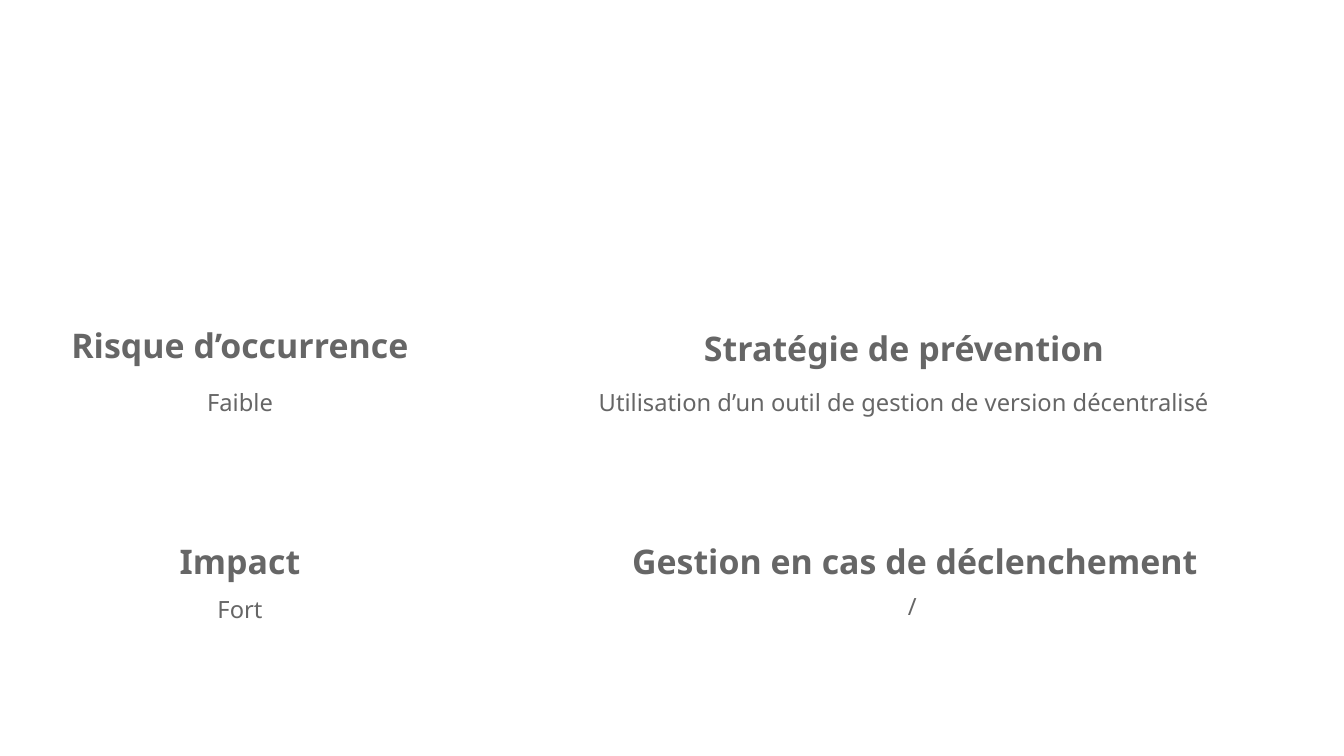
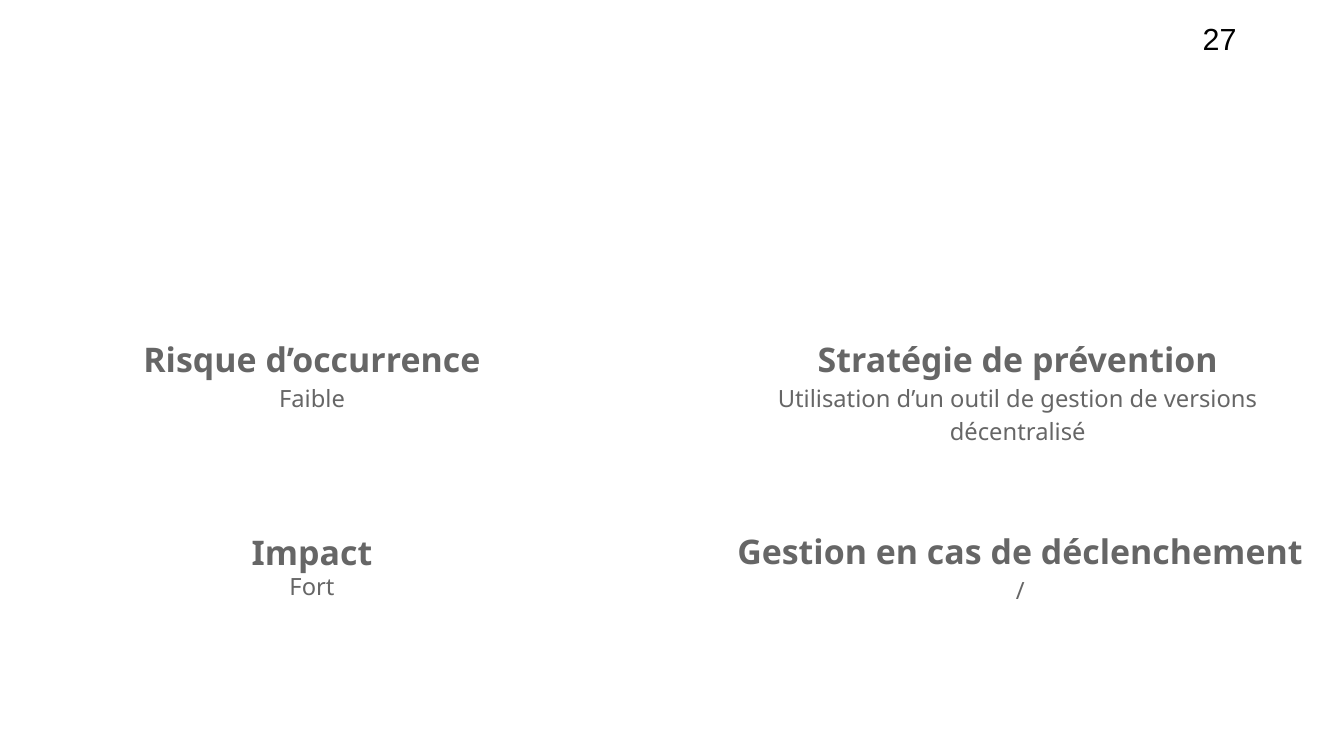
Before and after one commit to Szyckaa/UE-PROJET-DOCS-GESTION, a slide deck: slide 27 of Initialisation/Support de réunion de lancement.odp. Drawn at 1344x756 pixels with LibreOffice and Linux fonts; fonts in the diff are those of the drawing; background and template pictures are left out. Boxes give left, top, right and bottom in pixels: in the first picture for what was removed or moved away, otherwise in the second. Text is boxed around its words. In the diff, an @@ line names an element or a change of style, - is before the commit and + after.

```diff
--- a/Initialisation/Support de réunion de lancement.odp
+++ b/Initialisation/Support de réunion de lancement.odp
@@ page number added at [1203,28,1237,50], 18 pt, text #000000 @@
+27
@@ text "Risque d’occurrence": place and size @@
-text "Risque d’occurrence" at [71,332,409,366]
+text "Risque d’occurrence" at [143,346,481,407]
@@ text removed at [704,335,1104,369] @@
-Stratégie de prévention
@@ text at [778,346,1257,440]: text changed @@
-Utilisation d’un outil de gestion de version décentralisé
+Stratégie de prévention
+Utilisation d’un outil de gestion de versions décentralisé
@@ text at [279,389,345,407]: paragraph added @@
+Faible
@@ text removed at [207,393,273,411] @@
-Faible
@@ text "Impact": place and size @@
-text "Impact" at [180,550,301,582]
+text "Impact" at [252,541,373,595]
@@ text at [737,538,1303,565]: paragraph added @@
+/
@@ text "Gestion en cas de déclenchement": place and size @@
-text "Gestion en cas de déclenchement" at [632,548,1198,575]
+text "Gestion en cas de déclenchement" at [737,538,1303,565]
@@ text at [289,578,334,595]: paragraph added @@
+Fort
@@ text removed at [504,582,1320,756] @@
-/
@@ text removed at [217,601,262,618] @@
-Fort
```
Also in this commit, not shown: 31 other slides changed, 1 slide added, 13 slides removed, 4 other files.
